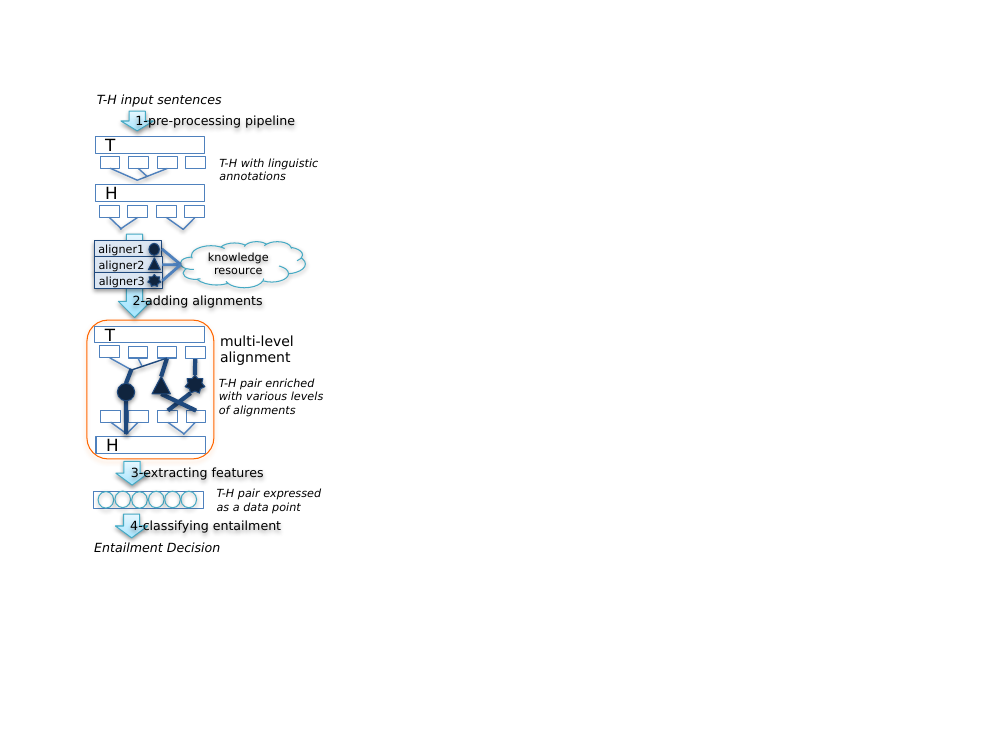
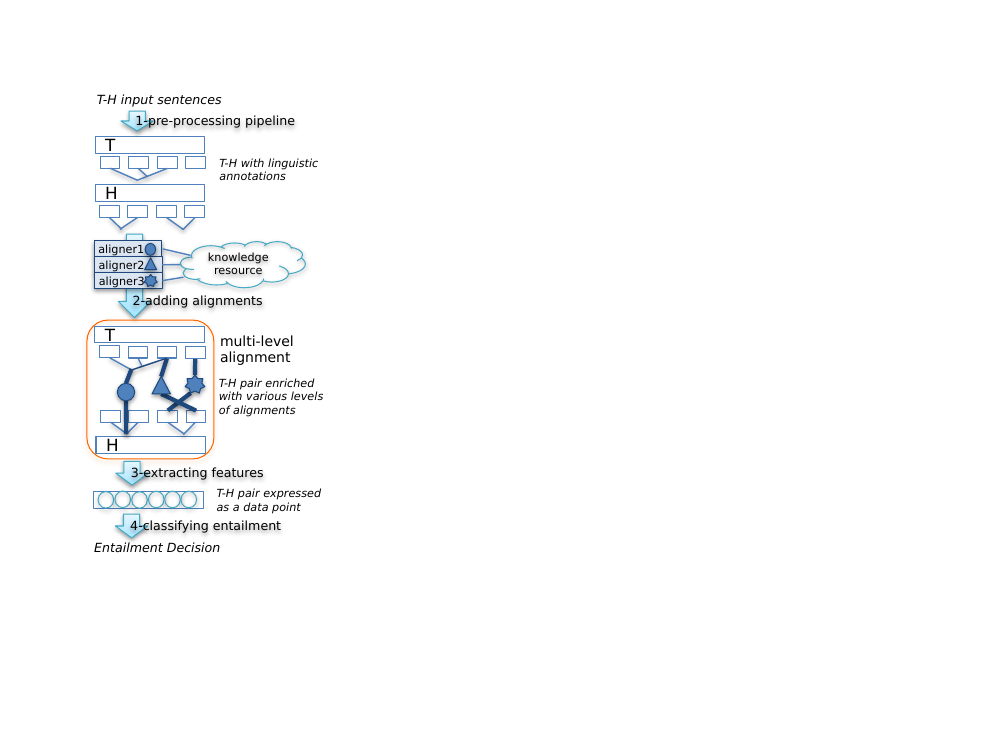
Before and after one commit to gilnoh/flaming-cyril, a slide deck: slide 1 of figures/figure.pptx. Drawn at 1008x756 pixels with LibreOffice and Linux fonts; fonts in the diff are those of the drawing. Boxes give left, top, right and bottom in pixels: in the first picture for what was removed or moved away, otherwise in the second. Text is boxed around its words. In the diff, an @@ line names an element or a change of style, - is before the commit and + after.

```diff
--- a/figures/figure.pptx
+++ b/figures/figure.pptx
@@ ellipse: place and size @@
-ellipse at [149, 244, 159, 256]
+ellipse at [145, 244, 155, 256]
@@ line (162, 265) - (180, 265): stroke #4F81BD 2 pt to #4F81BD 1 pt @@
@@ line moved from (162, 249) - (180, 265) to (163, 249) - (191, 255) @@
@@ line (163, 249) - (191, 255): stroke #4F81BD 2 pt to #4F81BD 1 pt @@
@@ fill #0F243E to #4F81BD in 6 elements at [185, 375, 206, 393], [117, 383, 134, 400], [152, 376, 170, 393], [145, 258, 157, 270], [145, 244, 155, 256], [144, 274, 157, 286] @@
@@ star: place and size @@
-star at [148, 274, 161, 286]
+star at [144, 274, 157, 286]
@@ line moved from (162, 280) - (180, 265) to (162, 280) - (183, 277) @@
@@ line (162, 280) - (183, 277): stroke #4F81BD 2 pt to #4F81BD 1 pt @@
```
Also in this commit, not shown: 2 other files.
